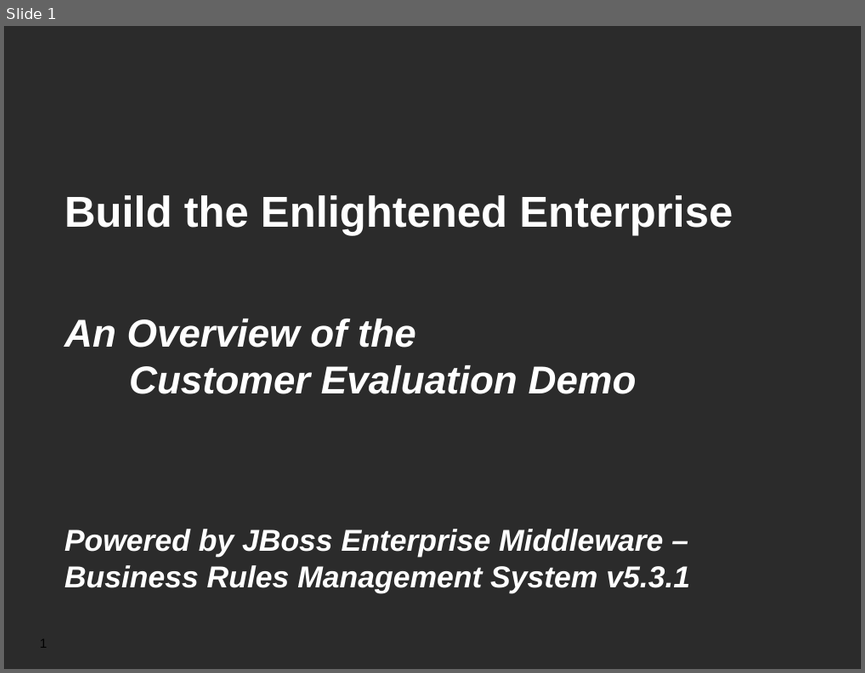
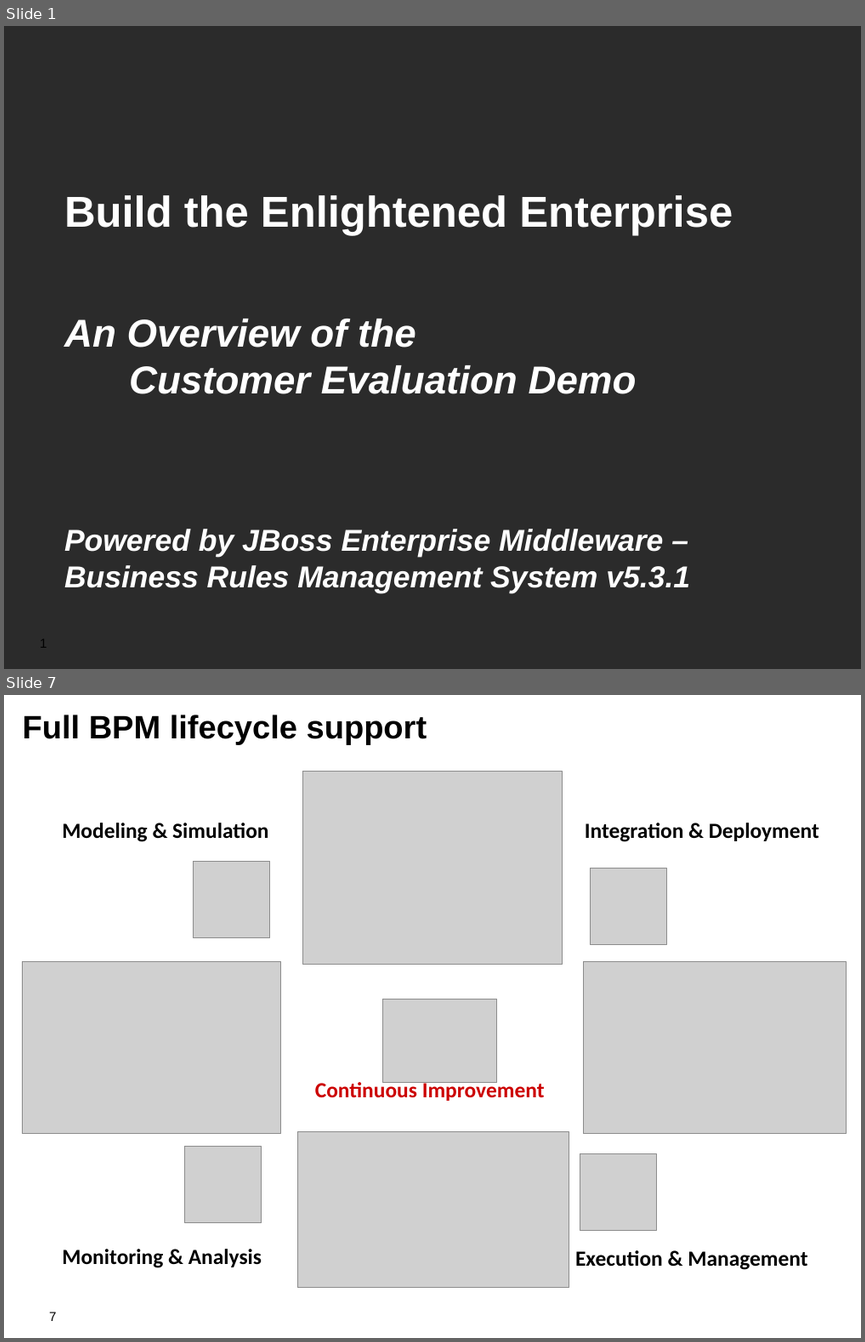
Before and after one commit to jbossdemocentral/bpms-customer-evaluation-demo, a slide deck: docs/Demo Overview.odp. Shown one above the other, each under a label of ours: slide 1 before the commit, slides 1 and 7 after it; the slides between them are not shown. The pictures are 865x673 and 865x1342 pixels, drawn with LibreOffice and Linux fonts; fonts in the diff are those of the drawing; grey boxes stand for pictures; background and template pictures are left out; a plain dark background stands for a picture behind light text. Boxes give left, top, right and bottom in pixels: in the first picture for what was removed or moved away, otherwise in the second. Text is boxed around its words. In the diff, an @@ line names an element or a change of style, - is before the commit and + after.

```diff
--- a/docs/Demo Overview.odp
+++ b/docs/Demo Overview.odp
@@ slide 7 added at (4, 695, 861, 1338), background #FFFFFF @@
@@ title added at (23, 715, 427, 745), 30 pt, text #000000, bold @@
+Full BPM lifecycle support
@@ picture added at (303, 771, 562, 964) @@
@@ text added at (62, 823, 268, 842), 20 pt, text #000000, bold @@
+Modeling & Simulation
@@ text added at (585, 823, 819, 842), 20 pt, text #000000, bold @@
+Integration & Deployment
@@ picture added at (194, 862, 270, 937) @@
@@ picture added at (590, 868, 666, 944) @@
@@ picture added at (23, 962, 281, 1134) @@
@@ picture added at (583, 961, 847, 1134) @@
@@ picture added at (382, 999, 497, 1083) @@
@@ text added at (315, 1079, 545, 1100), 20 pt, text #CC0000, bold @@
+Continuous Improvement
@@ picture added at (185, 1146, 262, 1223) @@
@@ picture added at (297, 1132, 568, 1287) @@
@@ picture added at (579, 1154, 656, 1230) @@
@@ text added at (62, 1248, 262, 1268), 20 pt, text #000000, bold @@
+Monitoring & Analysis
@@ text added at (575, 1250, 807, 1270), 20 pt, text #000000, bold @@
+Execution & Management
@@ page number added at (49, 1311, 56, 1321), 12 pt, text #000000 @@
+7
```
Also in this commit, not shown: 5 other slides added, 1 slide removed, 1 other file.
